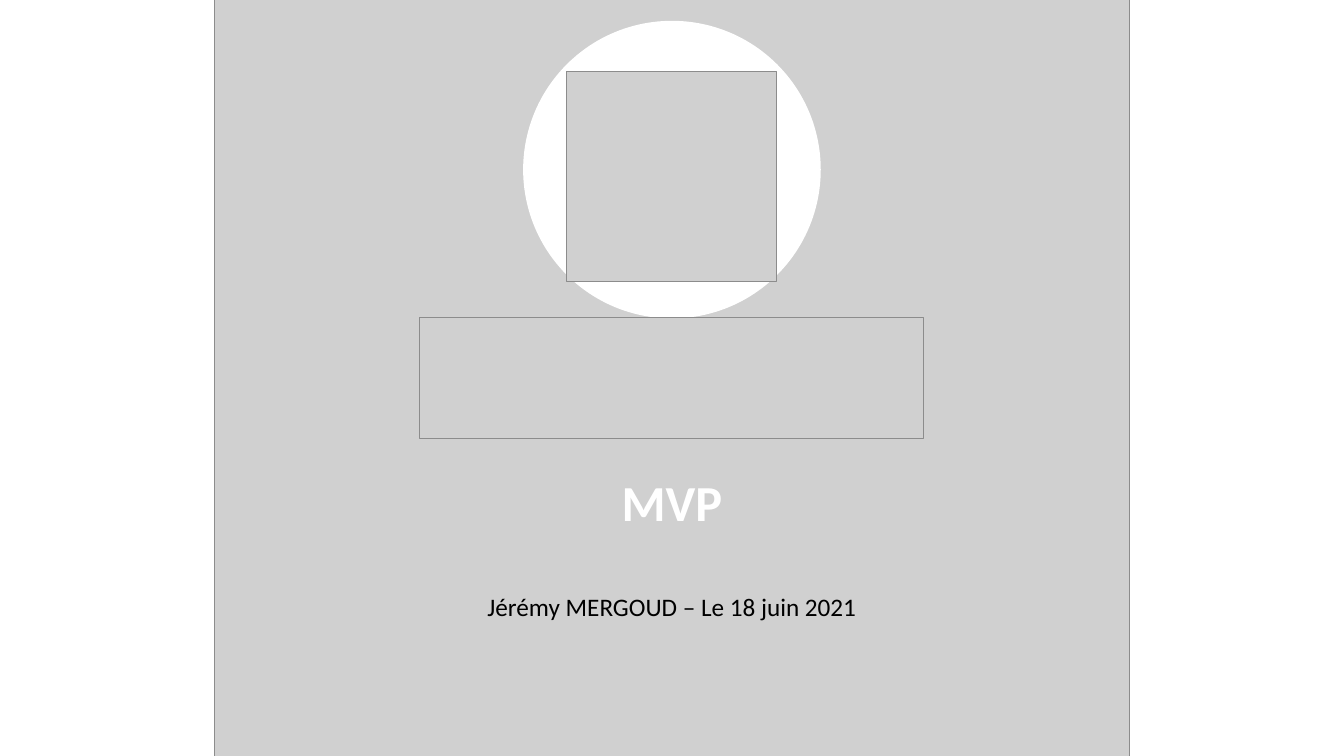
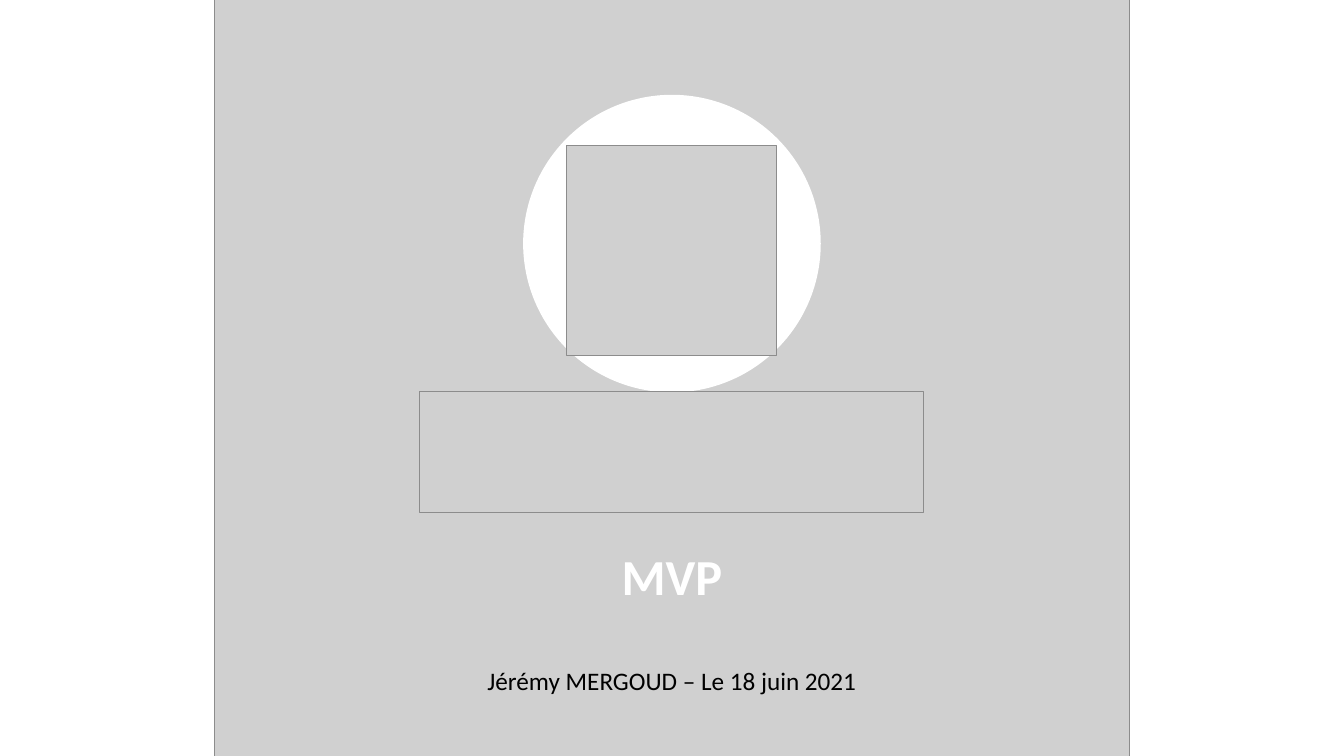
Before and after one commit to jereMYltar/jeremy_mergoud_5_13042021, a slide deck: slide 1 of P5_JeremyMERGOUD_Présentation.pptx. Drawn at 1344x756 pixels with LibreOffice and Linux fonts; fonts in the diff are those of the drawing; grey boxes stand for pictures. Boxes give left, top, right and bottom in pixels: in the first picture for what was removed or moved away, otherwise in the second. Text is boxed around its words. In the diff, an @@ line names an element or a change of style, - is before the commit and + after.

```diff
--- a/P5_JeremyMERGOUD_Présentation.pptx
+++ b/P5_JeremyMERGOUD_Présentation.pptx
@@ 2 pictures, 1 subtitle, 1 ellipse: place and size @@
-2 pictures, 1 subtitle, 1 ellipse at box(420, 21, 925, 521)
+2 pictures, 1 subtitle, 1 ellipse at box(420, 95, 925, 595)
@@ text "Jérémy MERGOUD – Le 18 ...": place and size @@
-text "Jérémy MERGOUD – Le 18 ..." at box(487, 598, 856, 621)
+text "Jérémy MERGOUD – Le 18 ..." at box(487, 672, 856, 695)
```
Also in this commit, not shown: 6 other slides changed, 1 slide removed, 7 other files.
